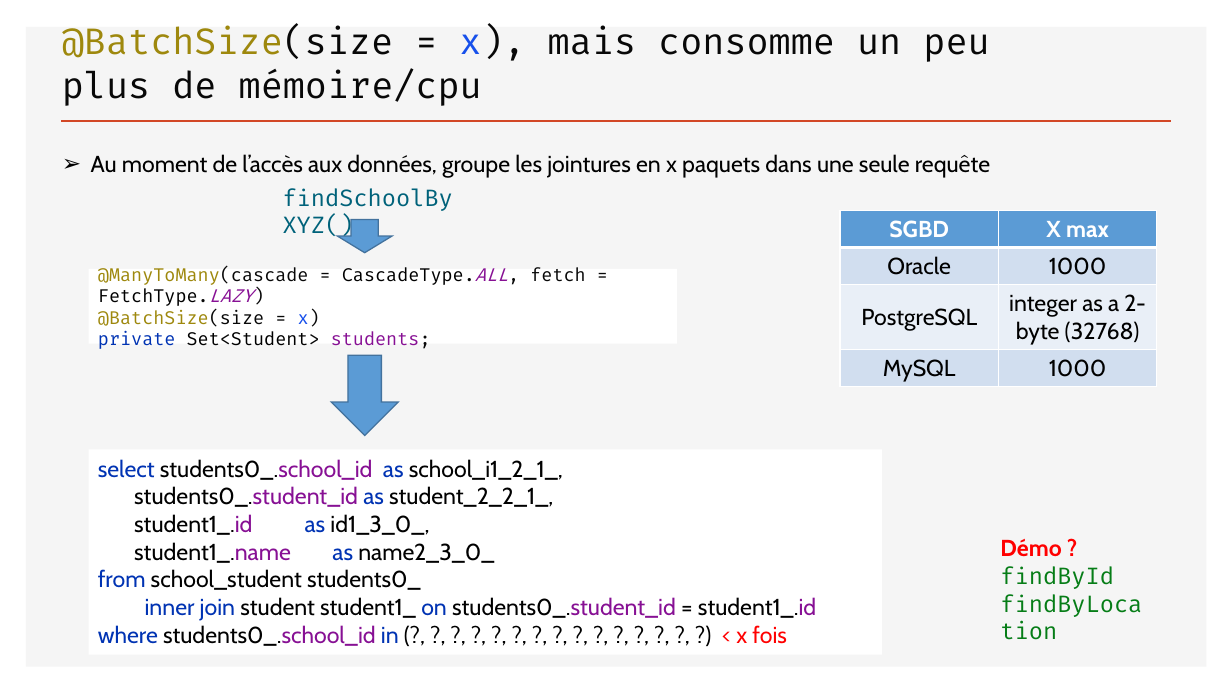
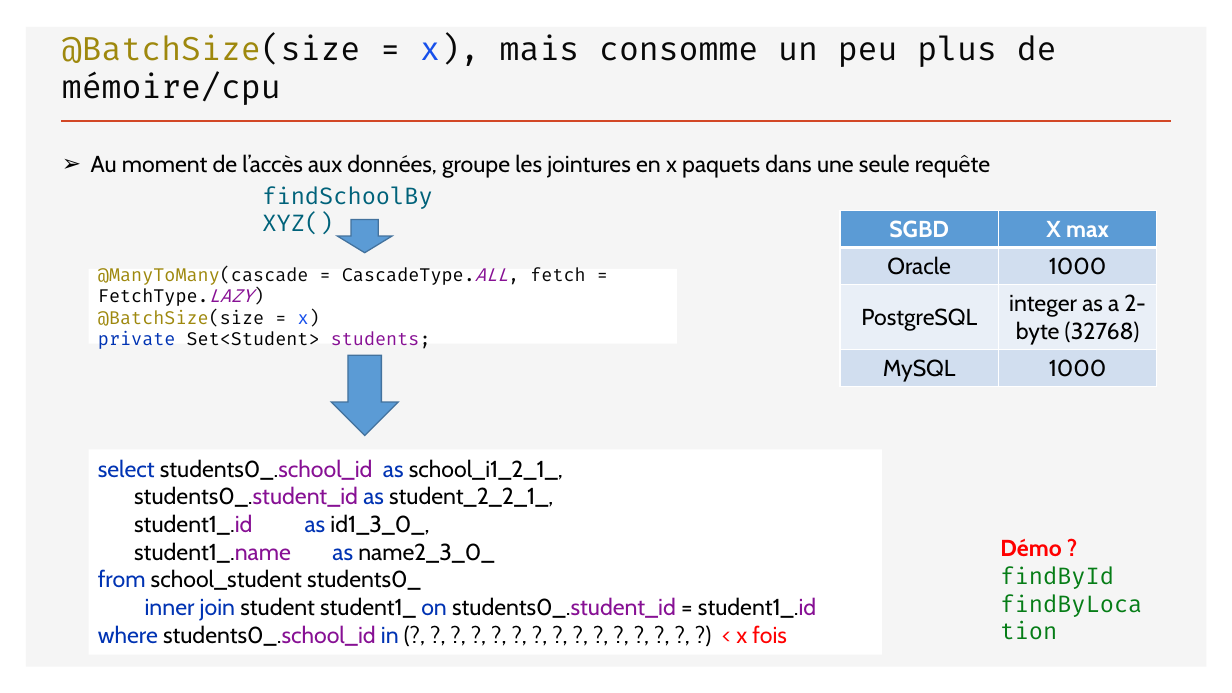
Before and after one commit to sebzuki/hibernate, a slide deck: slide 17 of JPA-HIBERNATE.pptx. Drawn at 1232x693 pixels with LibreOffice and Linux fonts; fonts in the diff are those of the drawing. Boxes give left, top, right and bottom in pixels: in the first picture for what was removed or moved away, otherwise in the second. Text is boxed around its words. In the diff, an @@ line names an element or a change of style, - is before the commit and + after.

```diff
--- a/JPA-HIBERNATE.pptx
+++ b/JPA-HIBERNATE.pptx
@@ title "@BatchSize(size = x), mais consomme ..." at box(62, 34, 1057, 105): size 28 to 25.2 pt @@
@@ text "findSchoolByXYZ()": place and size @@
-text "findSchoolByXYZ()" at box(274, 178, 467, 215)
+text "findSchoolByXYZ()" at box(253, 177, 446, 213)
```
Also in this commit, not shown: 7 other slides changed.
